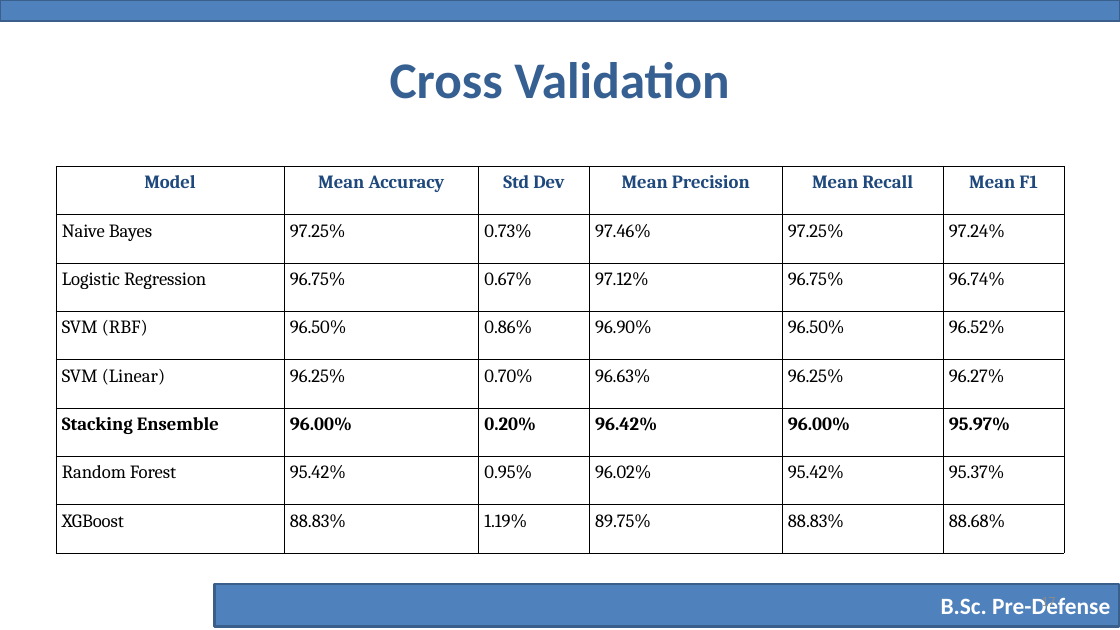
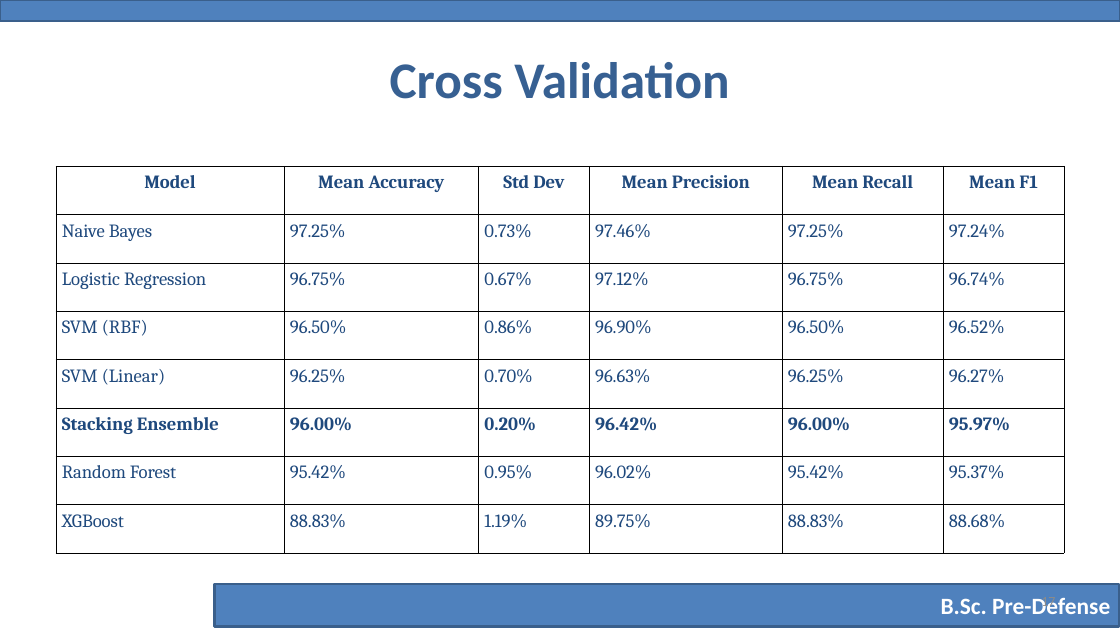
Before and after one commit to Mehedihasan444/presentation-slides, a slide deck: slide 17 of (221-15-4680)Pre-Defense Slide.pptx. Drawn at 1120x630 pixels with LibreOffice and Linux fonts; fonts in the diff are those of the drawing; background and template pictures are left out. Boxes give left, top, right and bottom in pixels: in the first picture for what was removed or moved away, otherwise in the second. Text is boxed around its words. In the diff, an @@ line names an element or a change of style, - is before the commit and + after.

```diff
--- a/(221-15-4680)Pre-Defense Slide.pptx
+++ b/(221-15-4680)Pre-Defense Slide.pptx
@@ table at box(56, 166, 1066, 554) @@
@@ text colour #000000 to #1F497D in "Naive Bayes", "97.25%", "0.73%", "97.46%" and 38 more places @@
```
Also in this commit, not shown: 2 other slides changed.
